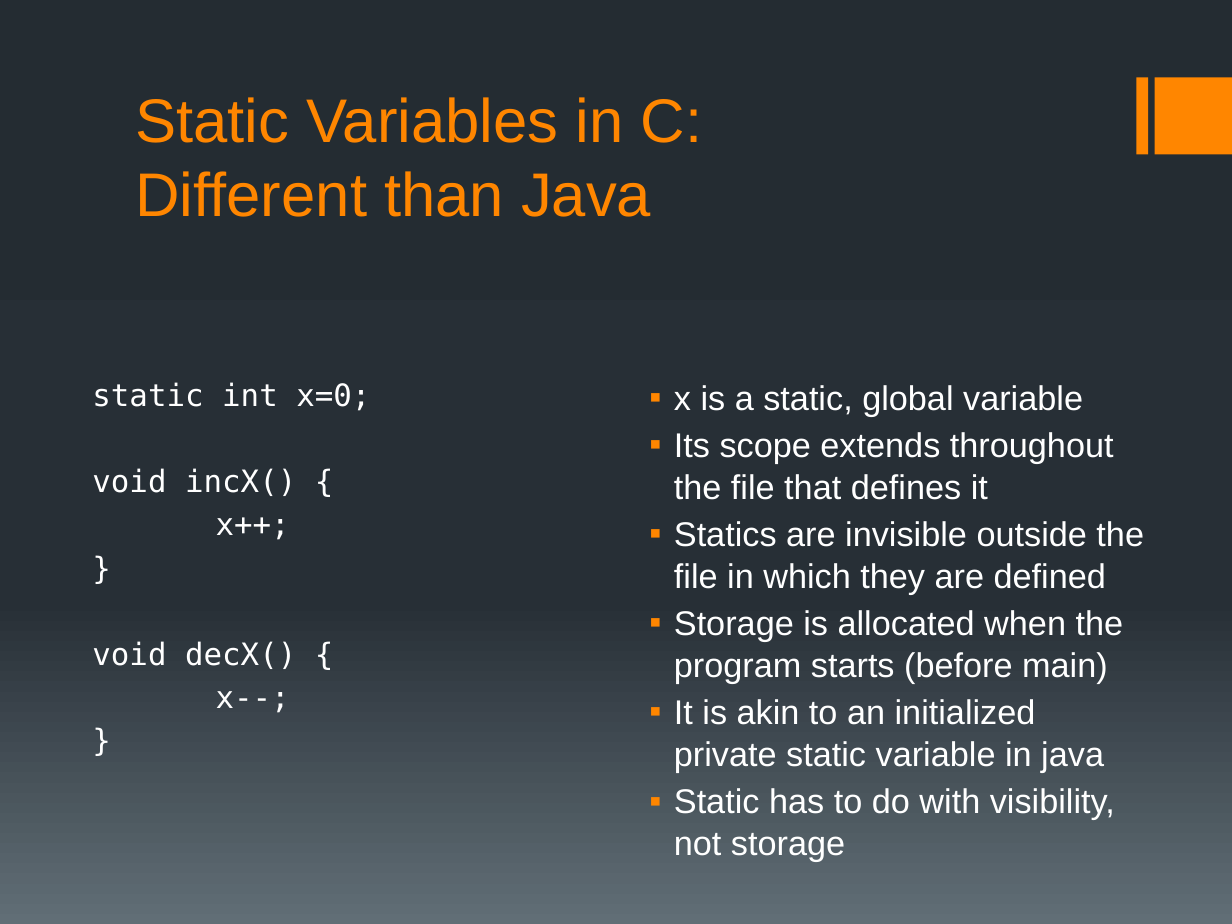
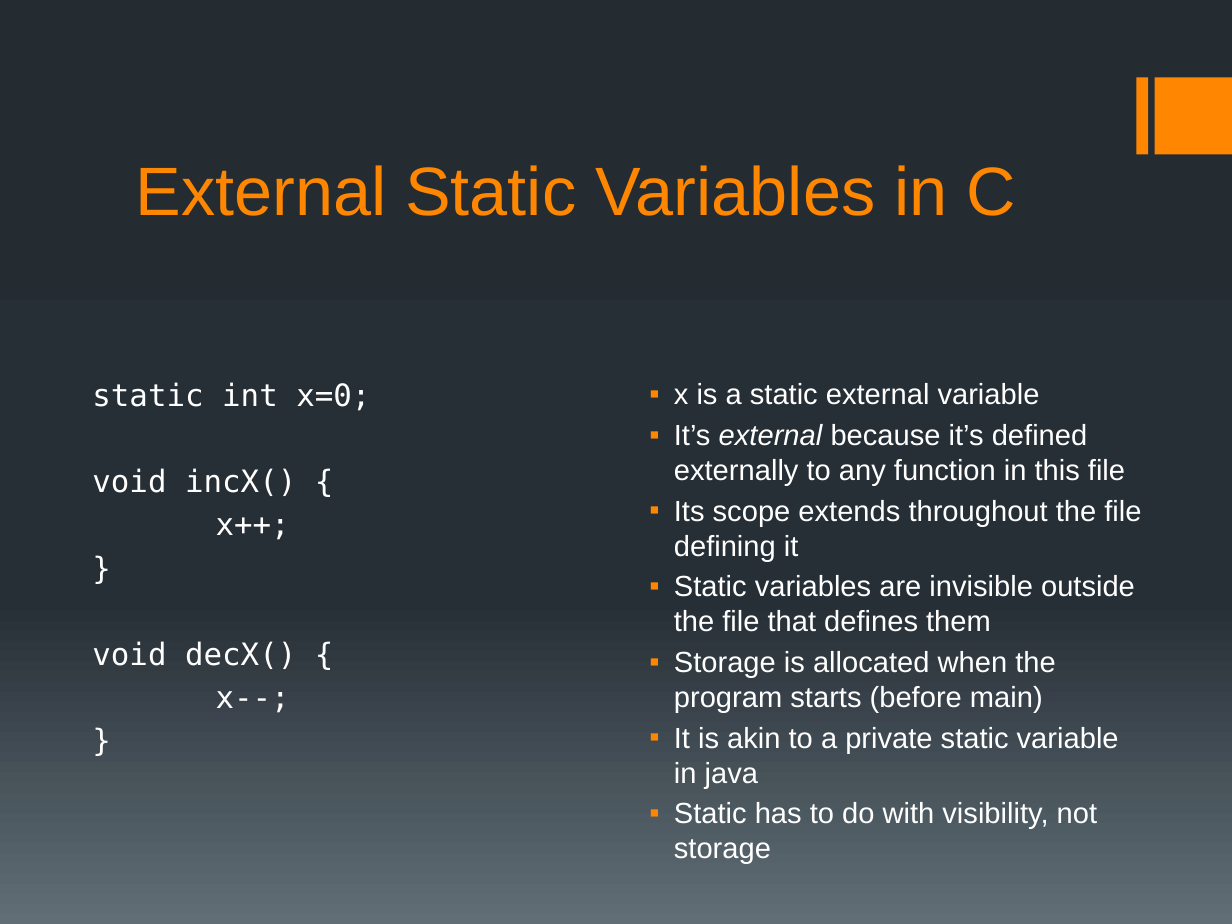
Before and after one commit to BoiseState/CS253-resources, a slide deck: slide 12 of slides/JRC/CS253L01.pptx (slide 11 before the commit). Drawn at 1232x924 pixels with LibreOffice and Linux fonts; fonts in the diff are those of the drawing. Boxes give left, top, right and bottom in pixels: in the first picture for what was removed or moved away, otherwise in the second. Text is boxed around its words. In the diff, an @@ line names an element or a change of style, - is before the commit and + after.

```diff
--- a/slides/JRC/CS253L01.pptx
+++ b/slides/JRC/CS253L01.pptx
@@ title at [136,165,1016,216]: text changed; size 36 to 40 pt @@
-Static Variables in C:
-Different than Java
+External Static Variables in C
@@ text at [674,383,1141,632]: text changed; size 20 to 17 pt @@
-▪ x is a static, global variable
-▪ Its scope extends throughout the file that defines it
-▪ Statics are invisible outside the file in which they are defined
+▪ x is a static external variable
+▪ It’s external because it’s defined externally to any function in this file
+▪ Its scope extends throughout the file defining it
+▪ Static variables are invisible outside the file that defines them
@@ text at [674,651,1097,864]: size 20 to 17 pt in "Storage is allocated when the program starts ...", "Static has to do with visibility, not ..." @@
@@ text at [674,727,1119,788]: text changed; size 20 to 17 pt @@
-▪ It is akin to an initialized private static variable in java
+▪ It is akin to a private static variable in java
```
Also in this commit, not shown: 5 other slides changed, 6 slides added.
